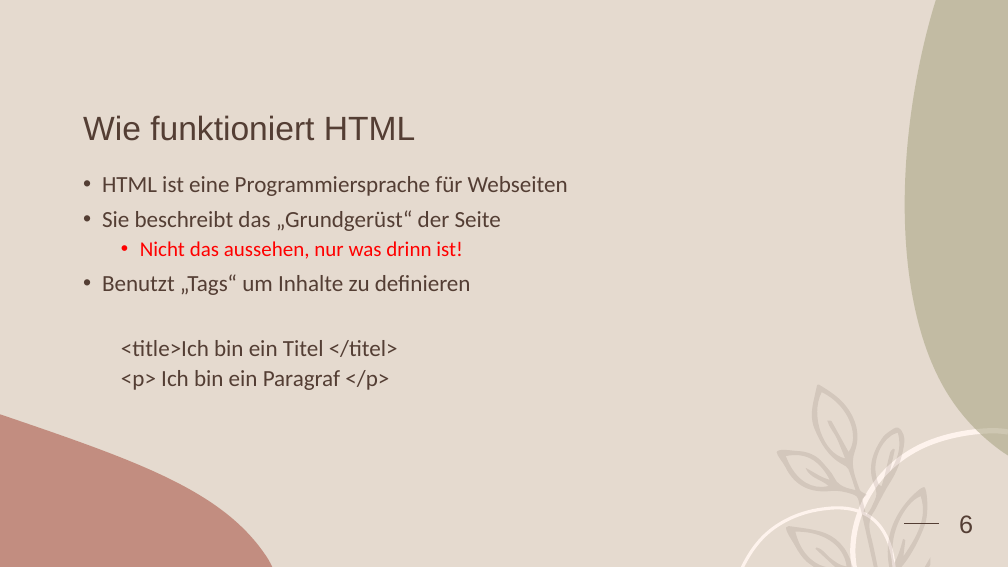
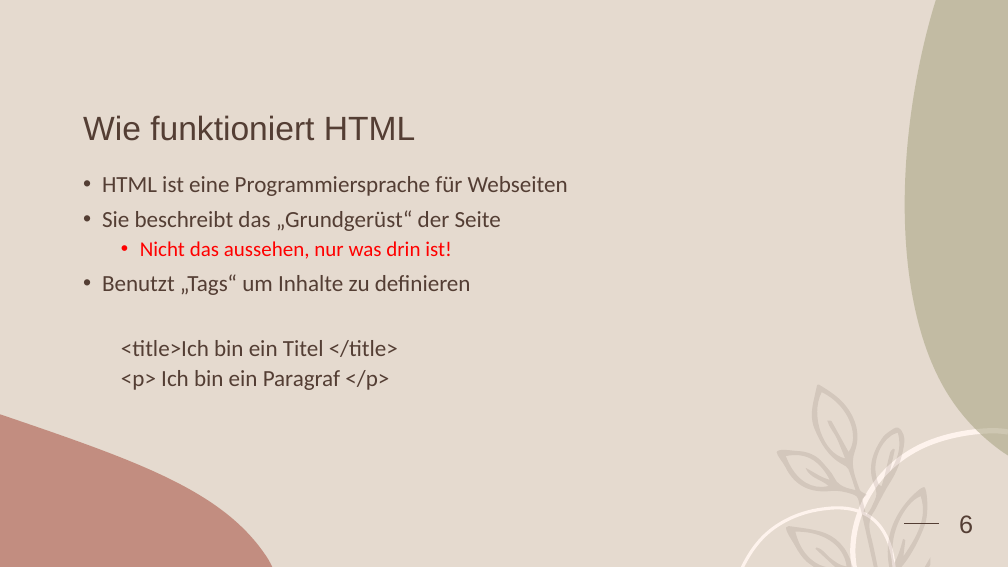
Before and after one commit to dschaefer94/Frontend-Development-Workshop, a slide deck: slide 6 of Intro HTML & CSS.pptx. Drawn at 1008x567 pixels with LibreOffice and Linux fonts; fonts in the diff are those of the drawing. Boxes give left, top, right and bottom in pixels: in the first picture for what was removed or moved away, otherwise in the second. Text is boxed around its words. In the diff, an @@ line names an element or a change of style, - is before the commit and + after.

```diff
--- a/Intro HTML & CSS.pptx
+++ b/Intro HTML & CSS.pptx
@@ text at box(140, 241, 452, 259): text changed @@
-  • Nicht das aussehen, nur was drinn ist!
+  • Nicht das aussehen, nur was drin ist!
@@ text at box(121, 340, 398, 357): text changed @@
-  <title>Ich bin ein Titel </titel>
+  <title>Ich bin ein Titel </title>
```
Also in this commit, not shown: 3 other slides changed, 2 other files.
